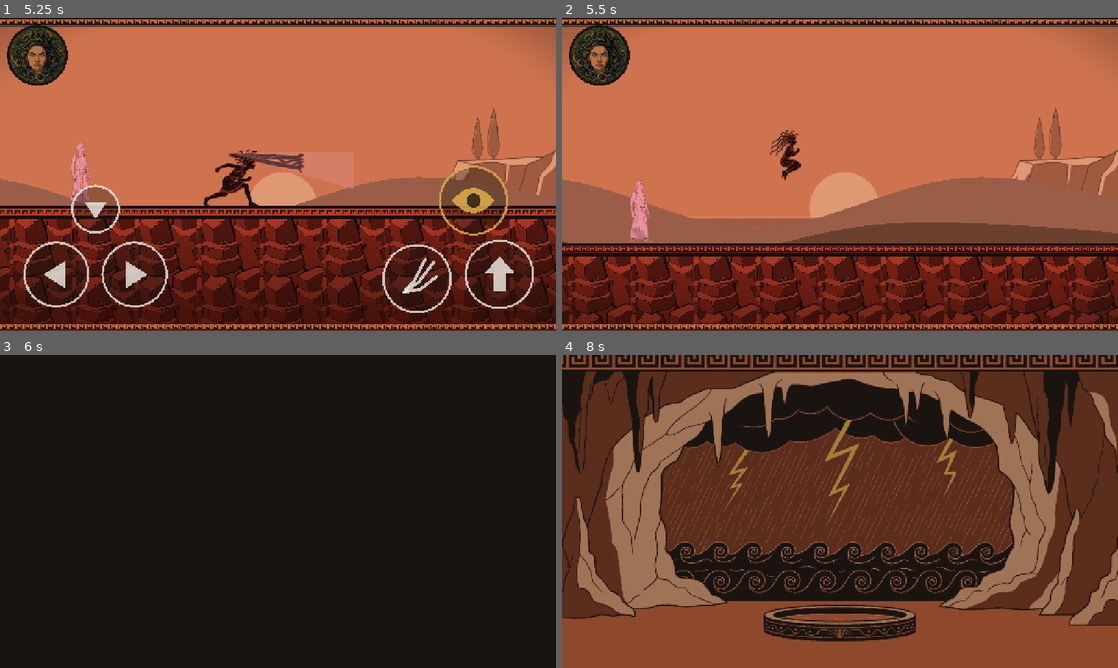
Above: before the commit, frames 1-4 (two rows, left to right).
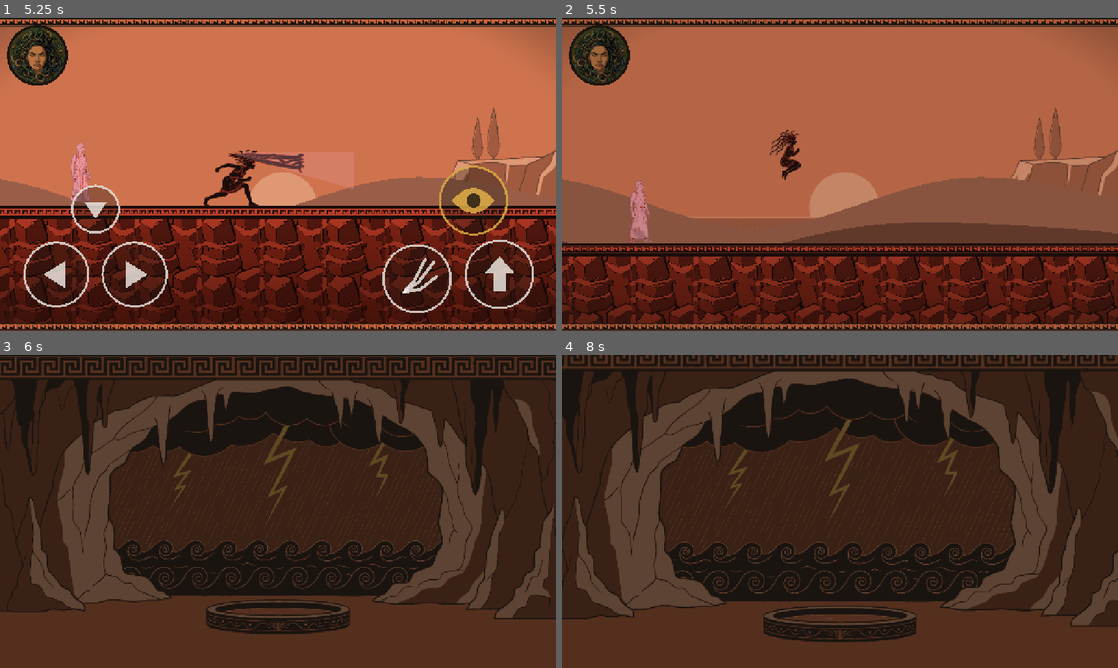
Above: after the commit, the same moments.

Repository: sphilius/medusas-price
Game: Godot game, scene res://tools/sim_levels.tscn
Same seed, same stepped clock (60 frames per second), same inputs: the game is played once before the commit and once after it. This scene is started directly instead of the project's main scene. Sound files missing from this copy of the repository are replaced by a short silence.
Inputs (mouse positions are in pixels of both pictures, inside the frame that each line leads up to):
- Up to frame 1 (5.25 s): tap Enter at 0.5 s; move the mouse to (400, 158) at 0.52 s; hold D (move_right) 0.53-1.25 s; hold K (gaze) 0.53-1.25 s; click (400, 158) at 0.67 s; tap Space (jump) at 0.77, 1.07, 2.3, 3.77, 4.07 s; tap Shift (run) at 0.8, 3.8 s; drag from (166, 190) to (250, 237) at 1.27 s; move the mouse to (333, 105) at 2.02 s; hold D (move_right) 2.03-2.75 s; hold J (whip) 2.03-2.75 s; drag from (250, 237) to (111, 127) at 2.77 s; move the mouse to (444, 221) at 3.52 s; hold A (move_left) 3.53-4.25 s; hold K (gaze) 3.53-4.25 s; drag from (111, 127) to (194, 96) at 4.27 s; move the mouse to (305, 174) at 5.02 s; hold S (move_down) from 5.03 s (still down); hold J (whip) from 5.03 s (still down); click (305, 174) at 5.17 s
- Up to frame 2 (5.5 s): keep holding S (move_down); keep holding J (whip); tap Space (jump) at 5.3 s
- Up to frame 3 (6 s): release S (move_down) at 5.75 s; release J (whip) at 5.75 s; drag from (194, 433) to (222, 514) at 5.77 s
- Up to frame 4 (8 s): move the mouse to (962, 495) at 6.52 s; hold D (move_right) 6.53-7.25 s; hold Shift (run) 6.53-7.25 s; tap 5 at 6.6 s; tap Space (jump) at 6.77, 7.07 s; drag from (728, 527) to (1040, 549) at 7.27 s

Frame 1 is identical in both runs. In frame 2, 51% of the frame differs, in the area x 0-100%, y 0-100%; in frame 3, 76%; in frame 4, 77%.

Commit message:
Level transitions become 3-panel story reels, plus the panel prompts
Playtest: transitions felt rushed. Each chapter now plays up to 3 painted
panels (skippable); without the art it falls back to the single painting.

Co-Authored-By: Claude Opus 5.5 <noreply@anthropic.com>

Diff:
--- a/autoload/balance.gd
+++ b/autoload/balance.gd
@@ -148,6 +148,33 @@
 	2: "res://art/bg/level_2_bg.png",
 	3: "res://art/bg/level_3_bg.png",
 	4: "res://art/bg/level_4_bg.png",
+}
+## Between levels, a short wordless story reel (scripts/story_reel.gd, no portrait
+## beat): the panels shown before each GameFlow index (2 cliffs, 3 cave, 4 boss,
+## 6 ending). Prompts for the art: docs/art/storyboard_prompts.md. Panels whose file is
+## missing are skipped; with none at all, TRANSITION_PANELS (one painting) is used.
+const TRANSITION_BEAT_S: float = 3.8
+const TRANSITION_STORIES: Dictionary = {
+	2: [
+		{"path": "res://art/story/ch2_1.webp", "seconds": TRANSITION_BEAT_S, "zoom_from": 1.0, "zoom_to": 1.1, "pan_from": Vector2.ZERO, "pan_to": Vector2(-20, -10)},
+		{"path": "res://art/story/ch2_2.webp", "seconds": TRANSITION_BEAT_S, "zoom_from": 1.12, "zoom_to": 1.12, "pan_from": Vector2(50, 0), "pan_to": Vector2(-50, 0)},
+		{"path": "res://art/story/ch2_3.webp", "seconds": TRANSITION_BEAT_S, "zoom_from": 1.12, "zoom_to": 1.0, "pan_from": Vector2.ZERO, "pan_to": Vector2.ZERO},
+	],
+	3: [
+		{"path": "res://art/story/ch3_1.webp", "seconds": TRANSITION_BEAT_S, "zoom_from": 1.0, "zoom_to": 1.1, "pan_from": Vector2.ZERO, "pan_to": Vector2(-20, -10)},
+		{"path": "res://art/story/ch3_2.webp", "seconds": TRANSITION_BEAT_S, "zoom_from": 1.12, "zoom_to": 1.12, "pan_from": Vector2(50, 0), "pan_to": Vector2(-50, 0)},
+		{"path": "res://art/story/ch3_3.webp", "seconds": TRANSITION_BEAT_S, "zoom_from": 1.12, "zoom_to": 1.0, "pan_from": Vector2.ZERO, "pan_to": Vector2.ZERO},
+	],
+	4: [
+		{"path": "res://art/story/ch4_1.webp", "seconds": TRANSITION_BEAT_S, "zoom_from": 1.0, "zoom_to": 1.1, "pan_from": Vector2.ZERO, "pan_to": Vector2(-20, -10)},
+		{"path": "res://art/story/ch4_2.webp", "seconds": TRANSITION_BEAT_S, "zoom_from": 1.12, "zoom_to": 1.12, "pan_from": Vector2(50, 0), "pan_to": Vector2(-50, 0)},
+		{"path": "res://art/story/ch4_3.webp", "seconds": TRANSITION_BEAT_S, "zoom_from": 1.12, "zoom_to": 1.0, "pan_from": Vector2.ZERO, "pan_to": Vector2.ZERO},
+	],
+	6: [
+		{"path": "res://art/story/end_1.webp", "seconds": TRANSITION_BEAT_S, "zoom_from": 1.0, "zoom_to": 1.1, "pan_from": Vector2.ZERO, "pan_to": Vector2(-20, -10)},
+		{"path": "res://art/story/end_2.webp", "seconds": TRANSITION_BEAT_S, "zoom_from": 1.12, "zoom_to": 1.12, "pan_from": Vector2(50, 0), "pan_to": Vector2(-50, 0)},
+		{"path": "res://art/story/end_3.webp", "seconds": TRANSITION_BEAT_S, "zoom_from": 1.12, "zoom_to": 1.0, "pan_from": Vector2.ZERO, "pan_to": Vector2.ZERO},
+	],
 }
 const TRANSITION_S: float = 2.4
 const TRANSITION_ZOOM: float = 1.08
--- a/autoload/game_flow.gd
+++ b/autoload/game_flow.gd
@@ -96,9 +96,11 @@
 	var out: Tween = create_tween()
 	out.tween_property(_fade, "modulate:a", 1.0, Balance.FADE_OUT_S)
 	await out.finished
-	# Between levels: the next level's painting rises out of the dark and drifts,
-	# then sinks back, before the level itself fades in (wordless "chapter" beat).
-	if Balance.TRANSITION_PANELS.has(index):
+	# Between levels: a short wordless story reel (3 painted panels) if its art exists,
+	# else the next level's painting rises out of the dark and drifts, then sinks back.
+	if Balance.TRANSITION_STORIES.has(index) and StoryReel.has_any(Balance.TRANSITION_STORIES[index]):
+		await _transition_reel(Balance.TRANSITION_STORIES[index])
+	elif Balance.TRANSITION_PANELS.has(index):
 		await _transition_panel(Balance.TRANSITION_PANELS[index])
 	get_tree().change_scene_to_file(ORDER[index])
 	# The new scene is in the tree a frame later.
@@ -109,6 +111,17 @@
 	back.tween_property(_fade, "modulate:a", 0.0, Balance.FADE_IN_S)
 	await back.finished
 	_changing = false
+
+
+## Play a StoryReel of `beats` (no portrait beat) and wait for its `finished` signal.
+## The player can skip it with jump, whip or gaze after STORY_SKIP_AFTER seconds.
+func _transition_reel(beats: Array) -> void:
+	var reel := StoryReel.new()
+	reel.panels = beats
+	reel.show_portrait = false
+	add_child(reel)
+	await reel.finished
+	reel.queue_free()
 
 
 ## Show one painting over the black fade: fade up, slow push-in, fade down. `await`
--- a/scripts/story_reel.gd
+++ b/scripts/story_reel.gd
@@ -13,6 +13,12 @@
 
 ## Emitted once when the reel ends or is skipped.
 signal finished
+
+## Set these BEFORE add_child (GameFlow does, for the reels between levels):
+## the beats to show (Balance.STORY_PANELS format), and whether the portrait-aging beat
+## follows them (only the title-card story has it).
+var panels: Array = Balance.STORY_PANELS
+var show_portrait: bool = true
 
 ## The panel being shown (a TextureRect that is moved and scaled by tweens).
 var _panel: TextureRect = null
@@ -38,12 +44,24 @@
 	_panel.set_anchors_preset(Control.PRESET_FULL_RECT)
 	add_child(_panel)
 	_sequence = create_tween()
-	for beat: Dictionary in Balance.STORY_PANELS:
+	for beat: Dictionary in panels:
+		if not ResourceLoader.exists(beat["path"]):
+			continue  # a missing panel is skipped, not shown as a black gap
 		_sequence.tween_callback(_show.bind(beat))
 		_sequence.tween_interval(float(beat["seconds"]))
-	_sequence.tween_callback(_portrait_aging)
-	_sequence.tween_interval(Balance.STORY_PORTRAIT_STEP_S * Balance.PORTRAIT_STAGE_COUNT + Balance.STORY_FADE_S)
+	if show_portrait:
+		_sequence.tween_callback(_portrait_aging)
+		_sequence.tween_interval(Balance.STORY_PORTRAIT_STEP_S * Balance.PORTRAIT_STAGE_COUNT + Balance.STORY_FADE_S)
 	_sequence.tween_callback(_finish)
+
+
+## True if at least one of `beats` has its picture on disk (static: callable as
+## StoryReel.has_any(...) without making a reel first).
+static func has_any(beats: Array) -> bool:
+	for beat: Dictionary in beats:
+		if ResourceLoader.exists(beat["path"]):
+			return true
+	return false
 
 
 ## One panel: set its picture, fade it up, drift from `from` to `to` (scale, offset in
--- a/tools/sim_levels.gd
+++ b/tools/sim_levels.gd
@@ -98,8 +98,8 @@
 	_check(GameFlow.current_index == 1 and RunLedger.level == 1, "flow index and ledger level = 1")
 
 	Events.level_exit_reached.emit()
-	# The cliffs have a painted transition panel first (Balance.TRANSITION_S).
-	await get_tree().create_timer(1.5 + Balance.TRANSITION_S).timeout
+	# The cliffs have a transition first (a story reel or one painting): wait for it.
+	await _wait_for_index(2)
 	_check(GameFlow.current_index == 2, "exit signal moves on to the cliffs")
 	var ends: Array = RunLedger.events_of("level_end")
 	_check(ends.size() == 1 and ends[0]["data"]["name"] == "level_1_temple" and ends[0]["data"]["seconds"] >= 0.0, "level_end logged with time")
@@ -110,10 +110,20 @@
 	key.keycode = KEY_4
 	key.pressed = true
 	GameFlow._unhandled_input(key)
-	await get_tree().create_timer(1.5 + Balance.TRANSITION_S).timeout  # the boss has a panel too
+	await _wait_for_index(4)  # the boss has a transition too
 	_check(GameFlow.current_index == 4, "key 4 skips to the boss")
 
 	# Intro resets the ledger (start_run).
 	GameFlow.go_to(0)
 	await get_tree().create_timer(1.5).timeout
 	_check(GameFlow.current_index == 0 and RunLedger.events_of("level_end").is_empty(), "intro starts a fresh run")
+
+
+## Wait until GameFlow has finished moving to `index` (transition included), at most
+## 30 s. `await` on a timer each loop lets the game run meanwhile.
+func _wait_for_index(index: int) -> void:
+	var waited: float = 0.0
+	while (GameFlow.current_index != index or GameFlow._changing) and waited < 30.0:
+		await get_tree().create_timer(0.25).timeout
+		waited += 0.25
+	await get_tree().create_timer(0.5).timeout
Not shown, added: docs/art/storyboard_prompts.md
